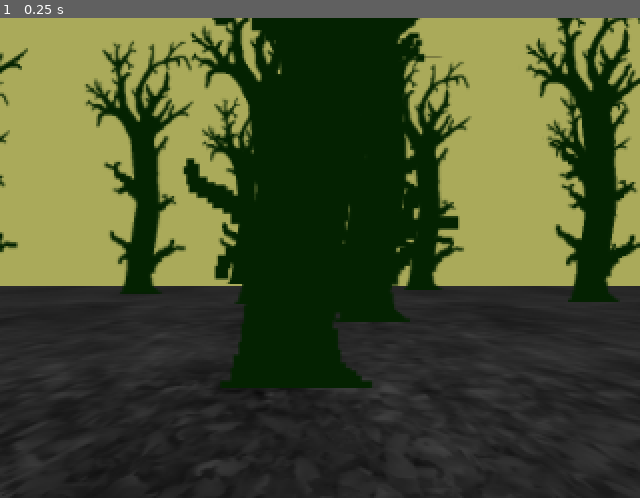
Above: before the commit, frame 1.
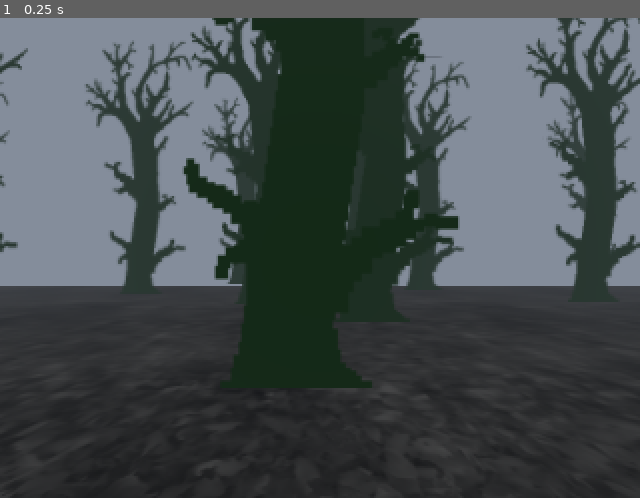
Above: after the commit, the same moment.

Repository: cat-in-the-dark/igrovoe-varenie-5--les
Game: Godot game, scene res://scenes/levels/level_les.tscn
Two runs of this game, one before a commit and one after it. Both use one fixed random seed, a clock stepped at 60 frames per second and the inputs below. Before the commit the project starts from res://level_les.tscn.
Inputs:
- Up to frame 1 (0.25 s): no input

The runs differ from the first frame. In frame 1, 50% of the frame differs, in the area x 0-100%, y 0-64%.

Commit message:
refactor project structure

Diff:
--- a/leaves/leaves.tres
+++ b/resources/leaves/leaves.tres
@@ -1,6 +1,6 @@
 [gd_resource type="StandardMaterial3D" load_steps=2 format=3 uid="uid://bqkcf5x3gf0co"]
 
-[ext_resource type="Texture2D" uid="uid://cldxhsf7cywq" path="res://leaves/leaves.jpg" id="1_dibu3"]
+[ext_resource type="Texture2D" uid="uid://cldxhsf7cywq" path="res://resources/leaves/leaves.jpg" id="1_dibu3"]
 
 [resource]
 shading_mode = 0
--- a/level_les.tscn
+++ b/scenes/levels/level_les.tscn
@@ -1,18 +1,19 @@
 [gd_scene load_steps=4 format=3 uid="uid://c8wd1uuswlbq8"]
 
-[ext_resource type="PackedScene" uid="uid://cwdli0jpslv01" path="res://forest/forest.tscn" id="2_o7cq5"]
-[ext_resource type="PackedScene" uid="uid://j7dlglxk4m4k" path="res://player/player.tscn" id="3_qeq8c"]
+[ext_resource type="PackedScene" uid="uid://j7dlglxk4m4k" path="res://scenes/main/player/player.tscn" id="1_3bmfn"]
+[ext_resource type="PackedScene" uid="uid://cwdli0jpslv01" path="res://scenes/main/forest/forest.tscn" id="2_p81bp"]
 
 [sub_resource type="Environment" id="Environment_2j70g"]
 background_mode = 1
 background_color = Color(0.6666667, 0.6666667, 0.3529412, 1)
+fog_enabled = true
 
 [node name="Node3D" type="Node3D"]
 
-[node name="Player" parent="." instance=ExtResource("3_qeq8c")]
+[node name="Player" parent="." instance=ExtResource("1_3bmfn")]
 transform = Transform3D(1, 0, 0, 0, 1, 0, 0, 0, 1, 0, 0, -5)
 
 [node name="WorldEnvironment" type="WorldEnvironment" parent="."]
 environment = SubResource("Environment_2j70g")
 
-[node name="forest" parent="." instance=ExtResource("2_o7cq5")]
+[node name="forest" parent="." instance=ExtResource("2_p81bp")]
--- a/forest/forest.tscn
+++ b/scenes/main/forest/forest.tscn
@@ -1,8 +1,8 @@
 [gd_scene load_steps=5 format=3 uid="uid://cwdli0jpslv01"]
 
-[ext_resource type="Script" uid="uid://ix63wx07aw2p" path="res://forest/generator.gd" id="1_upibj"]
-[ext_resource type="PackedScene" uid="uid://cv1llrj3s3ykw" path="res://tree.tscn" id="2_0h5of"]
-[ext_resource type="Material" uid="uid://bqkcf5x3gf0co" path="res://leaves/leaves.tres" id="3_cc8ww"]
+[ext_resource type="Script" uid="uid://ix63wx07aw2p" path="res://scenes/main/forest/generator.gd" id="1_upibj"]
+[ext_resource type="PackedScene" uid="uid://cv1llrj3s3ykw" path="res://scenes/main/trees/tree.tscn" id="2_0h5of"]
+[ext_resource type="Material" uid="uid://bqkcf5x3gf0co" path="res://resources/leaves/leaves.tres" id="3_cc8ww"]
 
 [sub_resource type="PlaneMesh" id="PlaneMesh_2j70g"]
 material = ExtResource("3_cc8ww")
--- a/player/player.tscn
+++ b/scenes/main/player/player.tscn
@@ -1,6 +1,6 @@
 [gd_scene load_steps=3 format=3 uid="uid://j7dlglxk4m4k"]
 
-[ext_resource type="Script" uid="uid://bcia5ixp21mw0" path="res://player/player.gd" id="1_oul6g"]
+[ext_resource type="Script" uid="uid://bcia5ixp21mw0" path="res://scenes/main/player/player.gd" id="1_oul6g"]
 
 [sub_resource type="CapsuleShape3D" id="CapsuleShape3D_qeq8c"]
 height = 1.2
--- a/tree.tscn
+++ b/scenes/main/trees/tree.tscn
@@ -1,6 +1,6 @@
 [gd_scene load_steps=3 format=3 uid="uid://cv1llrj3s3ykw"]
 
-[ext_resource type="Texture2D" uid="uid://4b4f44qlgv3s" path="res://trees/tree1.png" id="1_brfkd"]
+[ext_resource type="Texture2D" uid="uid://4b4f44qlgv3s" path="res://scenes/main/trees/tree1.png" id="1_v02rt"]
 
 [sub_resource type="CylinderMesh" id="CylinderMesh_uc1xx"]
 height = 20.0
@@ -17,4 +17,4 @@
 modulate = Color(0.039215688, 0.14117648, 0.03137255, 1)
 pixel_size = 0.02
 billboard = 2
-texture = ExtResource("1_brfkd")
+texture = ExtResource("1_v02rt")
Renamed: icon.png -> resources/icon.png
Not shown, changed: resources/icon.png.import
Renamed: leaves/leaves.jpg -> resources/leaves/leaves.jpg
Not shown, changed: resources/leaves/leaves.jpg.import
Renamed: forest/generator.gd -> scenes/main/forest/generator.gd
Renamed: forest/generator.gd.uid -> scenes/main/forest/generator.gd.uid
Renamed: player/player.gd -> scenes/main/player/player.gd
Renamed: player/player.gd.uid -> scenes/main/player/player.gd.uid
Renamed: trees/tree1.png -> scenes/main/trees/tree1.png
Not shown, changed: scenes/main/trees/tree1.png.import
